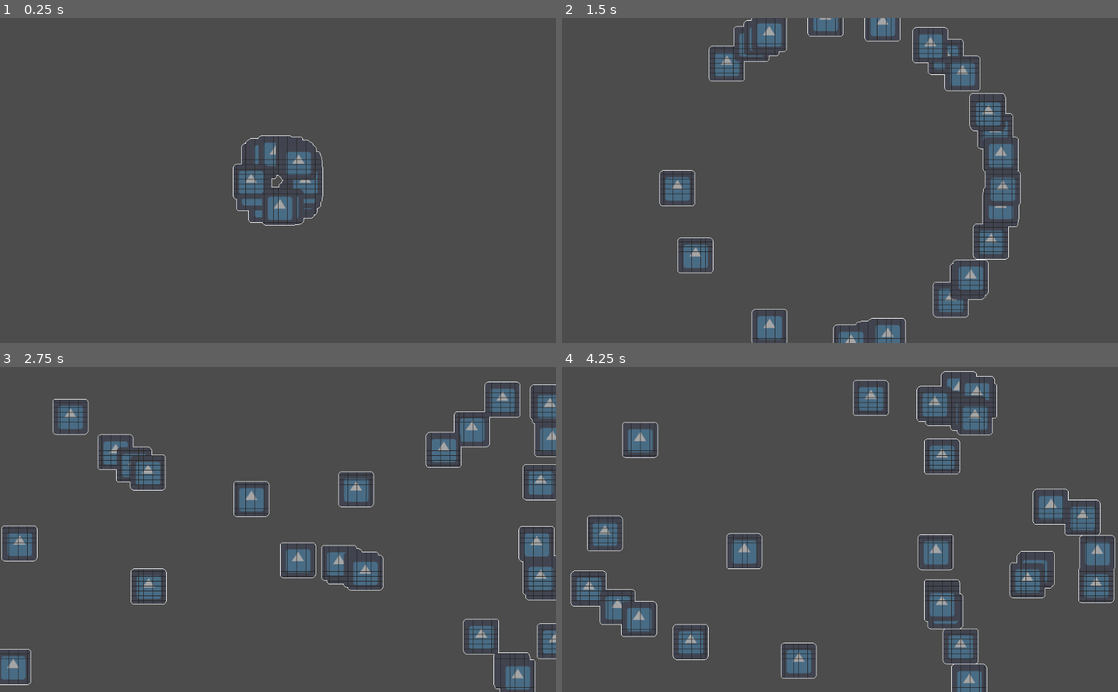
Above: before the commit, frames 1-4 (two rows, left to right).
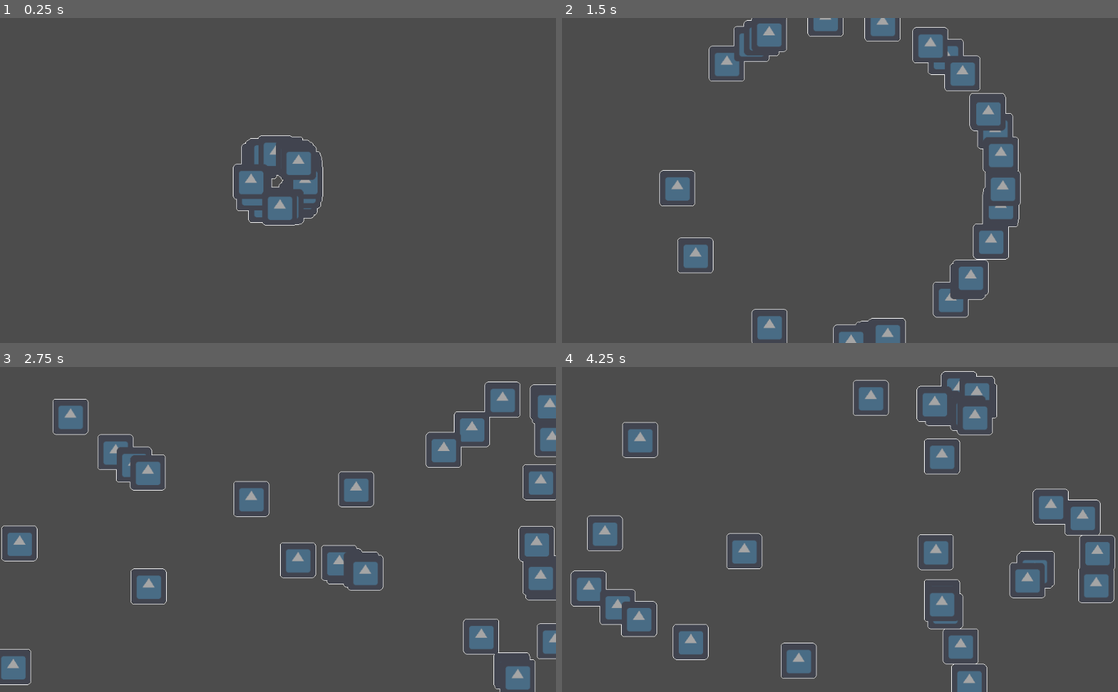
Above: after the commit, the same moments.

Repository: Beider/Beider
Game: Godot game, scene res://Scenes/Example.tscn
The game is run twice, just before and just after one commit, with the same random seed, the same clock (stepped at 60 frames per second) and the same inputs. The engine's default icon, where the game draws it, is replaced by a stand-in: a white triangle on a blue panel in a dark square.
Inputs:
- Up to frame 1 (0.25 s): no input
- Up to frame 2 (1.5 s): no input
- Up to frame 3 (2.75 s): no input
- Up to frame 4 (4.25 s): no input

The runs differ from the first frame. In frame 1, 0.5% of the frame differs, in the area x 42-58%, y 36-64%; in frame 2, 1.5%; in frame 3, 2.0%; in frame 4, 2.2%, in the area x 1-100%, y 1-100%.

Commit message:
Updated shader params

Diff:
--- a/ViewportShaders/Scenes/Example.tscn
+++ b/ViewportShaders/Scenes/Example.tscn
@@ -9,7 +9,7 @@
 [sub_resource type="World" id=2]
 environment = SubResource( 1 )
 
-[sub_resource type="ShaderMaterial" id=4]
+[sub_resource type="ShaderMaterial" id=3]
 shader = ExtResource( 3 )
 shader_param/color = Color( 1, 1, 1, 1 )
 shader_param/width = 1.0
@@ -17,12 +17,12 @@
 shader_param/inside = false
 shader_param/add_margins = true
 shader_param/alpha = 0.5
-shader_param/line_interval_x = 0.0166667
-shader_param/line_interval_y = 0.0296296
-shader_param/enable_build_grid = true
+shader_param/line_interval_x = 0.05
+shader_param/line_interval_y = 0.05
+shader_param/enable_build_grid = false
 shader_param/grid_offset = Vector2( 0, 0 )
 
-[sub_resource type="ViewportTexture" id=3]
+[sub_resource type="ViewportTexture" id=4]
 viewport_path = NodePath("Viewport")
 
 [node name="Example" type="Node2D"]
@@ -184,9 +184,9 @@
 script = ExtResource( 2 )
 
 [node name="ViewportOutput" type="Sprite" parent="."]
-material = SubResource( 4 )
+material = SubResource( 3 )
 position = Vector2( 512, 300 )
-texture = SubResource( 3 )
+texture = SubResource( 4 )
 __meta__ = {
 "_edit_lock_": true
 }
